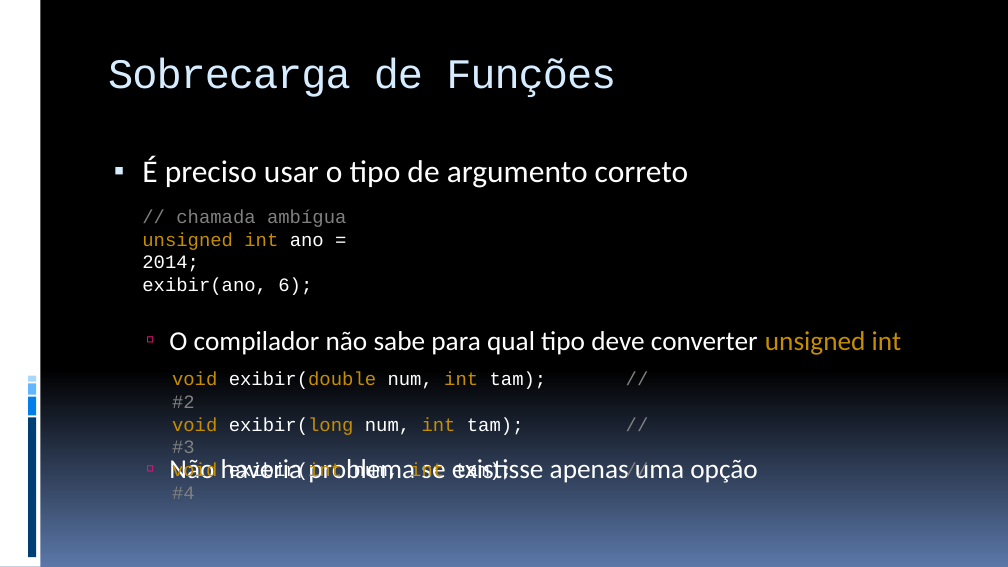
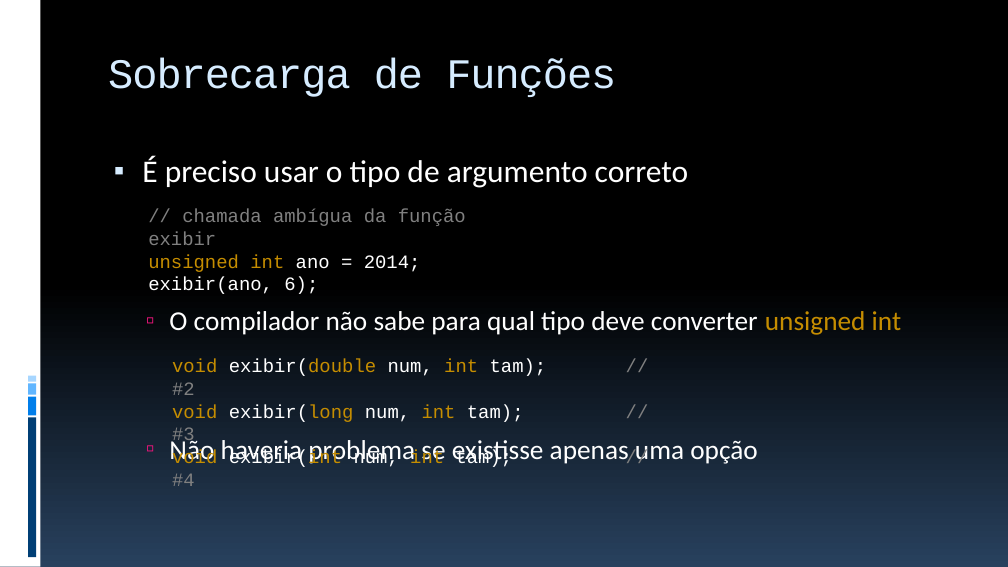
Before and after one commit to JudsonSS/ProgComp, a slide deck: slide 11 of Slides/29. Templates e Sobrecarga de Funções.pptx (slide 10 before the commit). Drawn at 1008x567 pixels with LibreOffice and Linux fonts; fonts in the diff are those of the drawing. Boxes give left, top, right and bottom in pixels: in the first picture for what was removed or moved away, otherwise in the second. Text is boxed around its words. In the diff, an @@ line names an element or a change of style, - is before the commit and + after.

```diff
--- a/Slides/29. Templates e Sobrecarga de Funções.pptx
+++ b/Slides/29. Templates e Sobrecarga de Funções.pptx
@@ background gradient #000000 to #5B77A8 to gradient #000000 to #28415E @@
@@ text at [148,209,466,245]: text changed @@
-// chamada ambígua
+// chamada ambígua da função exibir
@@ text "void exibir(double num, int tam); ...": place and size @@
-text "void exibir(double num, int tam); ..." at [172,372,547,499]
+text "void exibir(double num, int tam); ..." at [172,359,547,486]
```
Also in this commit, not shown: 22 other slides changed, 1 slide added, 5 other files.
